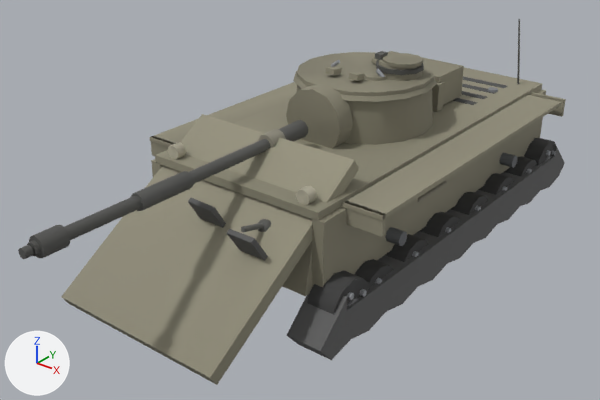
Two versions of the glTF model client/assets/models/centurion.glb, one commit apart.
Both versions are drawn from a camera (50 mm lens) standing at (7.05, -10.63, 6.61) and looking at (-0.07, -1.73, 1.09). Arrows for +X, +Y and +Z are at lower left; the lights stay in place. The picture after the commit comes second. Where no turn or scale is listed for an object, it has been applied to the vertices. Vertices at exactly the same position are counted once.

In view in the first picture: 'barrel', 'glacis', 'hullSide', 'hullTop', 'lowerPlate', 'mantlet', 'tracks', 'turretFront', 'turretRoof', 'wheel12', 'wheel13', 'wheel14' and 8 more.
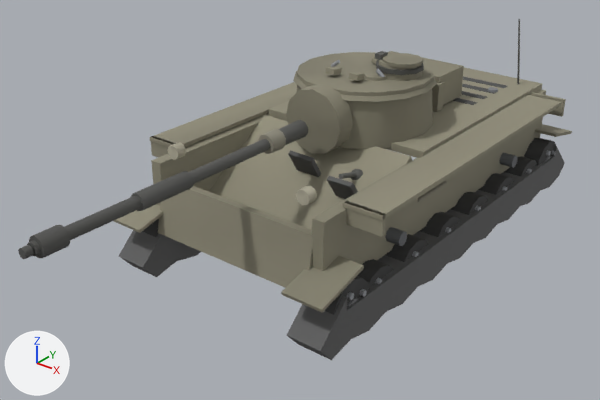
Boxes [x1, y1, x2, y2] around the edits, measured in the pictures (600 x 400 px; the box of a moved part takes in the faces that stretch with it):
'glacis', reshaped
    before: [61, 114, 359, 385]
    after: [209, 115, 412, 230]
'tracks', reshaped
    before: [287, 145, 565, 360]
    after: [114, 124, 572, 360]
'hullTop', reshaped (29% narrower, 41% shorter)
    before: [155, 67, 542, 221]
    after: [269, 67, 542, 158]
part 1 of me_mesh_16, added
    after: [114, 124, 572, 313]
part 2 of me_mesh_18, moved or reshaped
    before: [257, 219, 271, 232]
    after: [351, 169, 363, 180]
part 3 of me_mesh_18, moved or reshaped
    before: [241, 223, 263, 232]
    after: [339, 172, 356, 179]
part 4 of me_mesh_18, moved or reshaped
    before: [188, 198, 226, 228]
    after: [288, 151, 321, 177]
part 5 of me_mesh_18, moved or reshaped
    before: [227, 229, 268, 261]
    after: [327, 176, 358, 199]
part 6 of me_mesh_18, moved or reshaped
    before: [61, 114, 359, 385]
    after: [209, 115, 412, 230]
'lowerPlate', unchanged, uncovered by the edit
    before: [283, 242, 312, 296]
    after: [158, 179, 312, 288]
'wheel14', unchanged, covered by the edit
    before: [307, 271, 369, 315]
    after: [325, 276, 369, 315]

What the commit changed:
me_mesh_16 is used by ob_tracks; location (0.0, 0.0, 0.0).
me_mesh_16 had 168 vertices, 312 faces and spanned x -1.91..1.91, y -3.8..3.8, z 0.1..1.17.
me_mesh_16 now has 200 vertices, 360 faces and spans x -1.96..1.96, y -3.84..3.8, z 0.1..1.26.
Part 1, on me_mesh_16:
16 vertices are added at x -1.96..1.32, y -3.84..3.8, z 0.98..1.26.
16 new vertices lie (0.64, 0.0, 0.0) away from vertices in x -1.96..1.32, y -3.84..3.8, z 0.98..1.26.
48 new faces join them.
me_mesh_18 is used by ob_glacis; location (0.0, 0.0, 0.0).
Before the commit, vertices of me_mesh_18: 0 (1.39, -2.41, 2.37) at pixel (354, 159), 1 (1.39, -5.21, 0.57) at pixel (209, 377), 2 (1.39, -2.3, 2.2) at pixel (359, 169), 3 (1.39, -5.1, 0.4) at pixel (217, 384), 4 (-1.39, -2.3, 2.2).
Before the commit, vertices of me_mesh_18: 5 (-1.39, -5.1, 0.4) at pixel (69, 303), 6 (-1.39, -2.41, 2.37) at pixel (201, 114), 7 (-1.39, -5.21, 0.57) at pixel (61, 296).
me_mesh_18 had 80 vertices, 132 faces and spanned x -1.39..1.39, y -5.21..-2.3, z 0.4..2.37.
me_mesh_18 now has 80 vertices, 132 faces and spans x -1.39..1.39, y -3.05..-0.29, z 0.47..2.04.
me_mesh_18 part 2: the loose piece of 26 vertices spanning x 0.65..0.89, y -3.61..-3.37, z 1.49..1.73 is moved by (0.0, 2.06, 0.0).
me_mesh_18 part 3: the loose piece of 14 vertices spanning x 0.73..0.8, y -3.92..-3.46, z 1.61..1.8 is moved by (0.0, 2.06, 0.0).
me_mesh_18 part 4: the loose piece of 8 vertices spanning x -0.21..0.25, y -3.94..-3.43, z 1.19..1.91 is moved by (0.0, 2.06, 0.0).
me_mesh_18 part 5: the loose piece of 8 vertices spanning x 0.66..1.11, y -4.1..-3.6, z 1.08..1.8 is moved by (0.0, 2.06, 0.0).
Part 6, on me_mesh_18:
Vertices 0, 2, 4, 6 of me_mesh_18 move by (0.0, 1.41, -0.41).
Vertices 1, 3, 5, 7 of me_mesh_18 move by (0.0, 2.16, 0.07).
Other edits to the shape of me_mesh_18 do not show in these pictures.
me_mesh_21 is used by ob_hulltop; location (0.0, 0.0, 0.0).
Before the commit, vertices of me_mesh_21: 0 (1.48, -3.3, 1.98) at pixel (318, 212), 1 (1.48, -3.3, 1.86) at pixel (318, 221), 6 (-1.48, -3.3, 1.98) at pixel (155, 154), 7 (-1.48, -3.3, 1.86) at pixel (155, 162).
me_mesh_21 had 76 vertices, 124 faces and spanned x -1.48..1.48, y -3.3..3.3, z 1.86..2.02.
me_mesh_21 now has 76 vertices, 124 faces and spans x -1.48..1.48, y -0.79..3.3, z 1.86..2.02.
Part 7, on me_mesh_21:
Vertices 0, 1, 6, 7 of me_mesh_21 move by (0.0, 2.51, 0.0).
